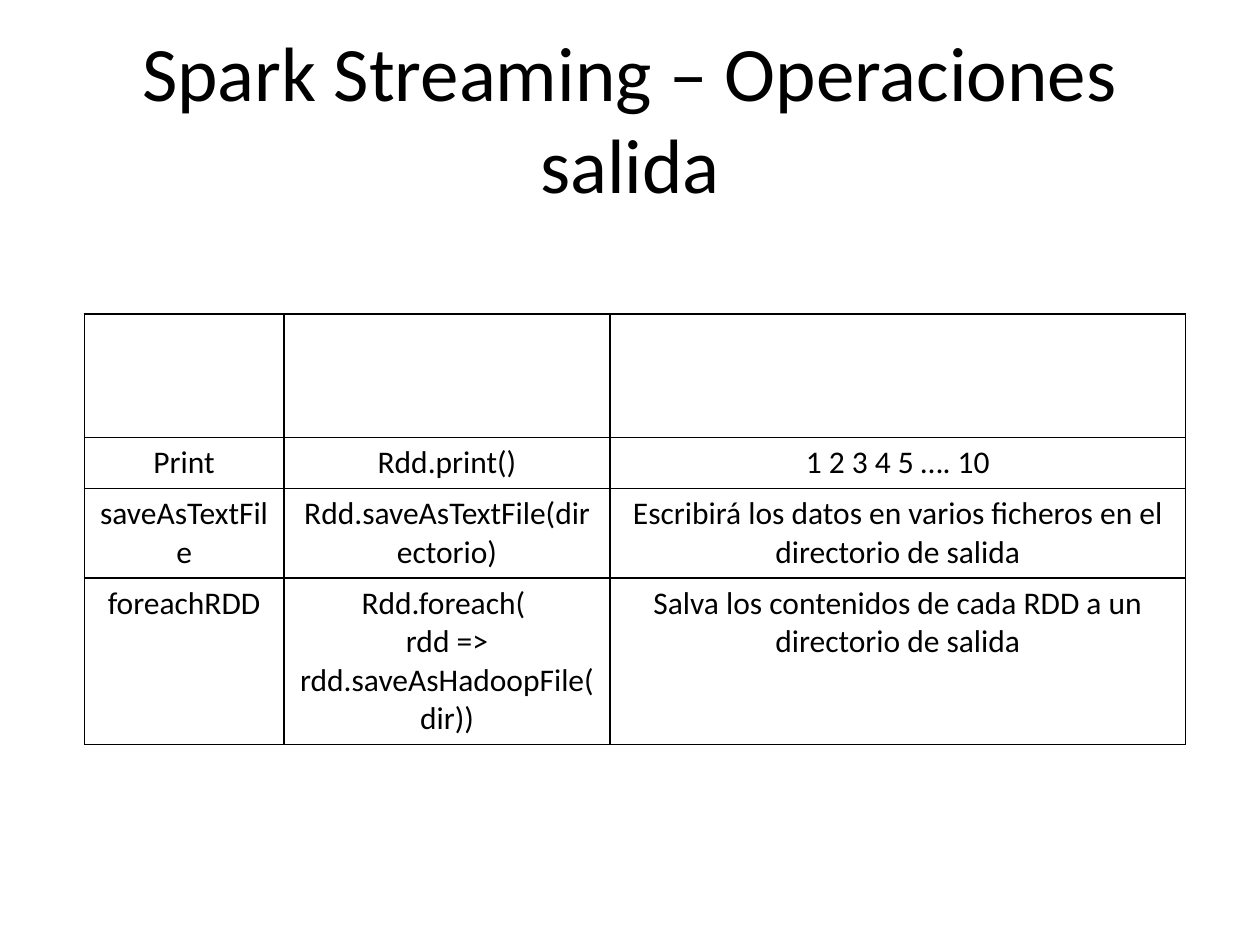
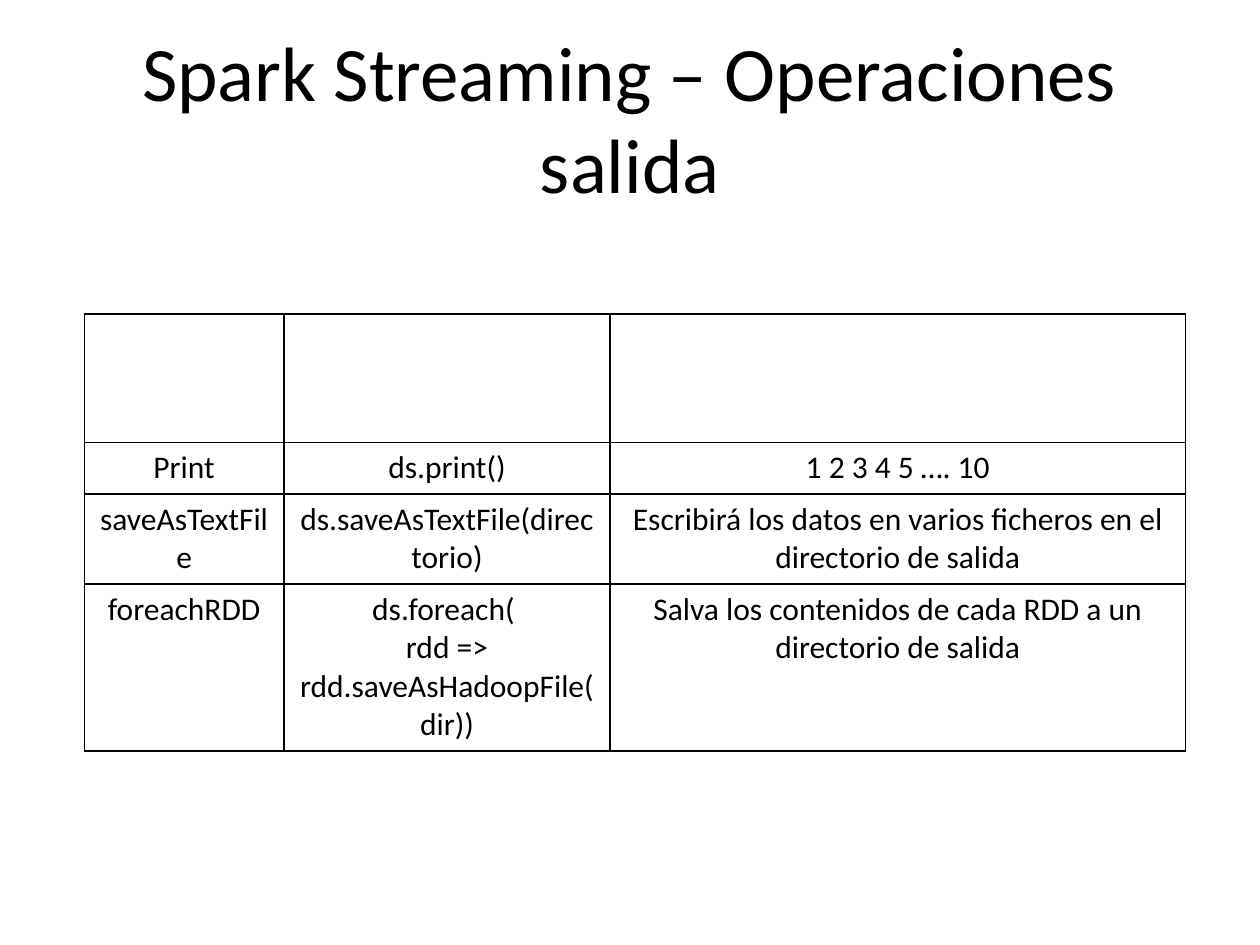
Before and after one commit to chicochica10/utad-spark-ml, a slide deck: slide 44 of apuntes-df-streaming/Spark Streaming.pptx. Drawn at 1260x945 pixels with LibreOffice and Linux fonts; fonts in the diff are those of the drawing. Boxes give left, top, right and bottom in pixels: in the first picture for what was removed or moved away, otherwise in the second. Text is boxed around its words. In the diff, an @@ line names an element or a change of style, - is before the commit and + after.

```diff
--- a/apuntes-df-streaming/Spark Streaming.pptx
+++ b/apuntes-df-streaming/Spark Streaming.pptx
@@ table at (84,314,1186,751) @@
-row 2, column 2: Rdd.print()
+row 2, column 2: ds.print()
-row 3, column 2: Rdd.saveAsTextFile(directorio)
+row 3, column 2: ds.saveAsTextFile(directorio)
-row 4, column 2: Rdd.foreach( / rdd => rdd.saveAsHadoopFile(dir))
+row 4, column 2: ds.foreach( / rdd => rdd.saveAsHadoopFile(dir))
```
Also in this commit, not shown: 31 other slides changed, 14 other files.
